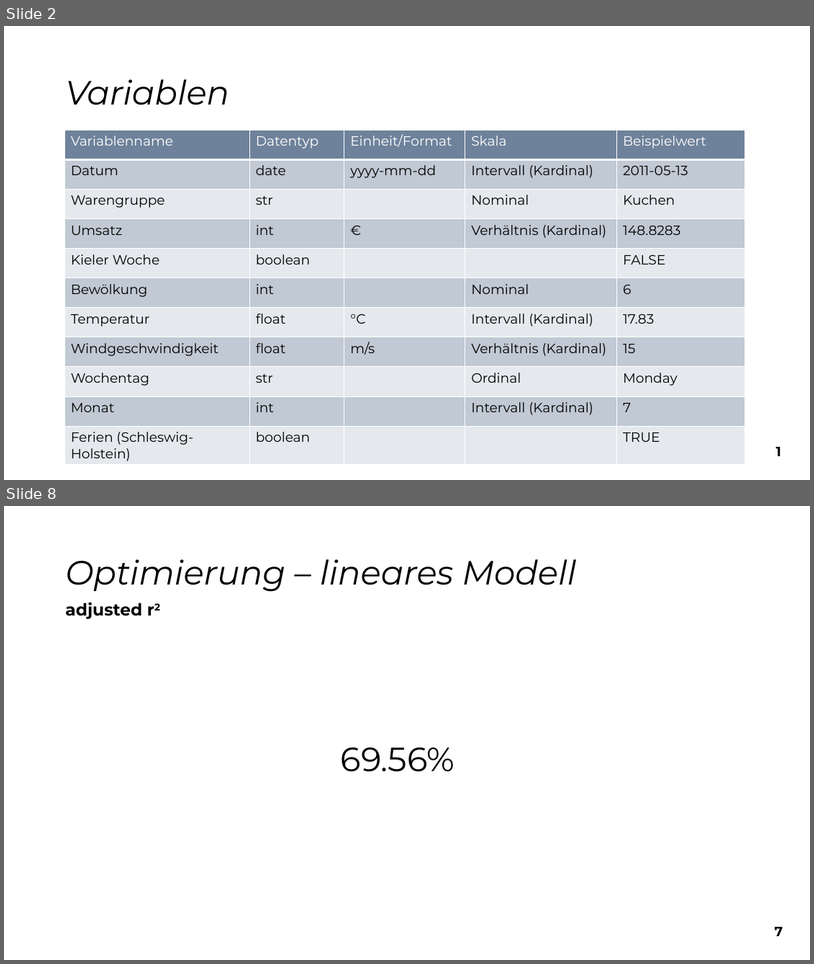
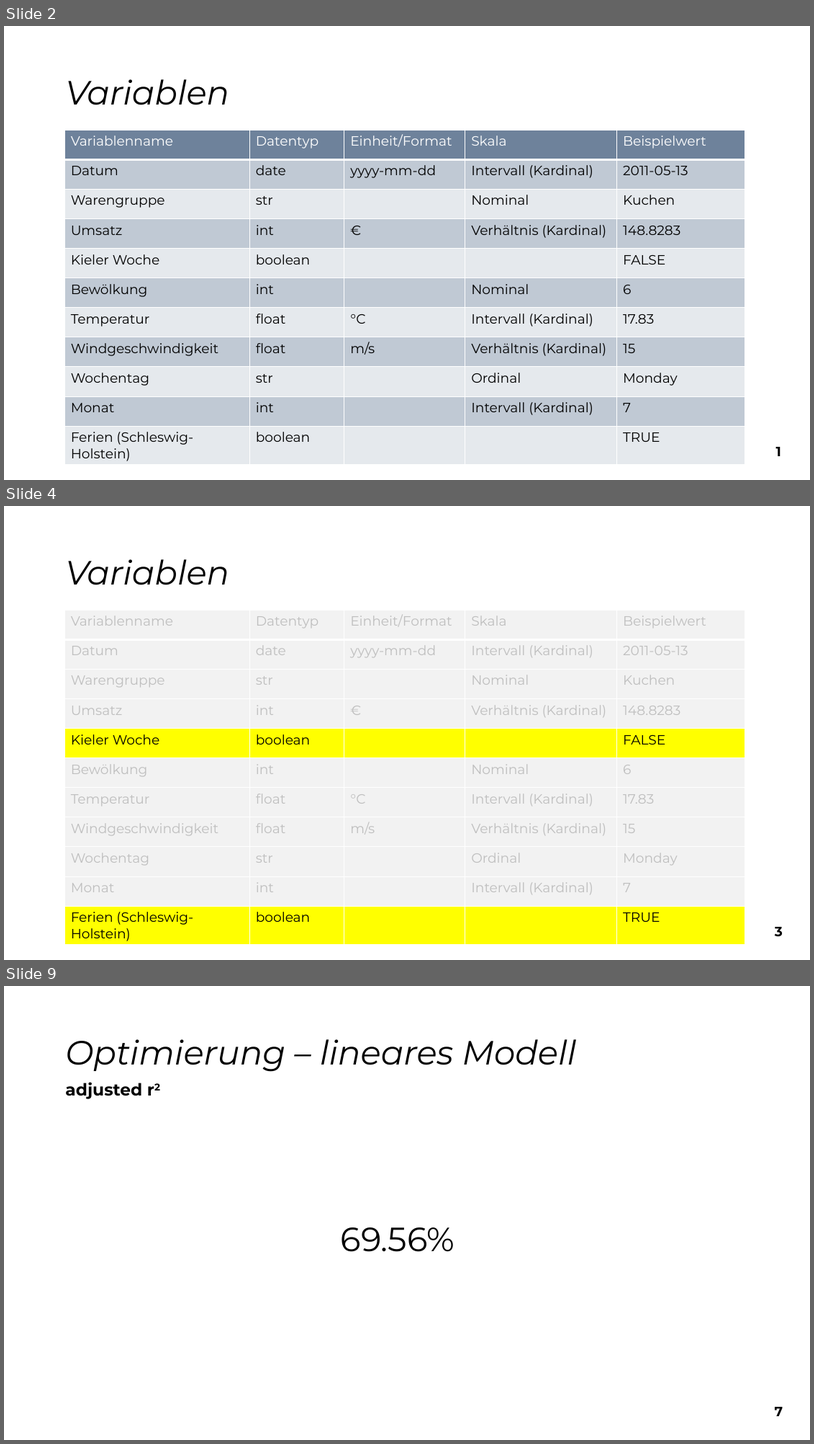
Before and after one commit to snw7/OC1-team-1, a slide deck: praesentation/abschluss-praesentation.pptx. Shown one above the other, each under a label of ours: slides 2 and 8 before the commit, slides 2, 4 and 9 after it; the slides between them are not shown. The pictures are 814x964 and 814x1444 pixels, drawn with LibreOffice and Linux fonts; fonts in the diff are those of the drawing. Boxes give left, top, right and bottom in pixels: in the first picture for what was removed or moved away, otherwise in the second. Text is boxed around its words. In the diff, an @@ line names an element or a change of style, - is before the commit and + after.

```diff
--- a/praesentation/abschluss-praesentation.pptx
+++ b/praesentation/abschluss-praesentation.pptx
@@ slide 4 added at (4,506,810,960), background #FFFFFF @@
@@ title added at (65,559,229,585), 40 pt, text #000000, italic @@
+Variablen
@@ table added at (64,610,746,944), 11 rows, 5 columns @@
+Variablenname | Datentyp | Einheit/Format | Skala | Beispielwert
+Datum | date | yyyy-mm-dd | Intervall (Kardinal) | 2011-05-13
+Warengruppe | str |  | Nominal | Kuchen
+Umsatz | int | € | Verhältnis (Kardinal) | 148.8283
+Kieler Woche | boolean |  |  | FALSE
+Bewölkung | int |  | Nominal | 6
+Temperatur | float | °C | Intervall (Kardinal) | 17.83
+Windgeschwindigkeit | float | m/s | Verhältnis (Kardinal) | 15
+Wochentag | str |  | Ordinal | Monday
+Monat | int |  | Intervall (Kardinal) | 7
+Ferien (Schleswig-Holstein) | boolean |  |  | TRUE
@@ text added at (775,926,783,937), 16 pt, text #000000, bold @@
+3
@@ what was slide 8 is now slide 9 @@
```
Also in this commit, not shown: 4 slides changed.
